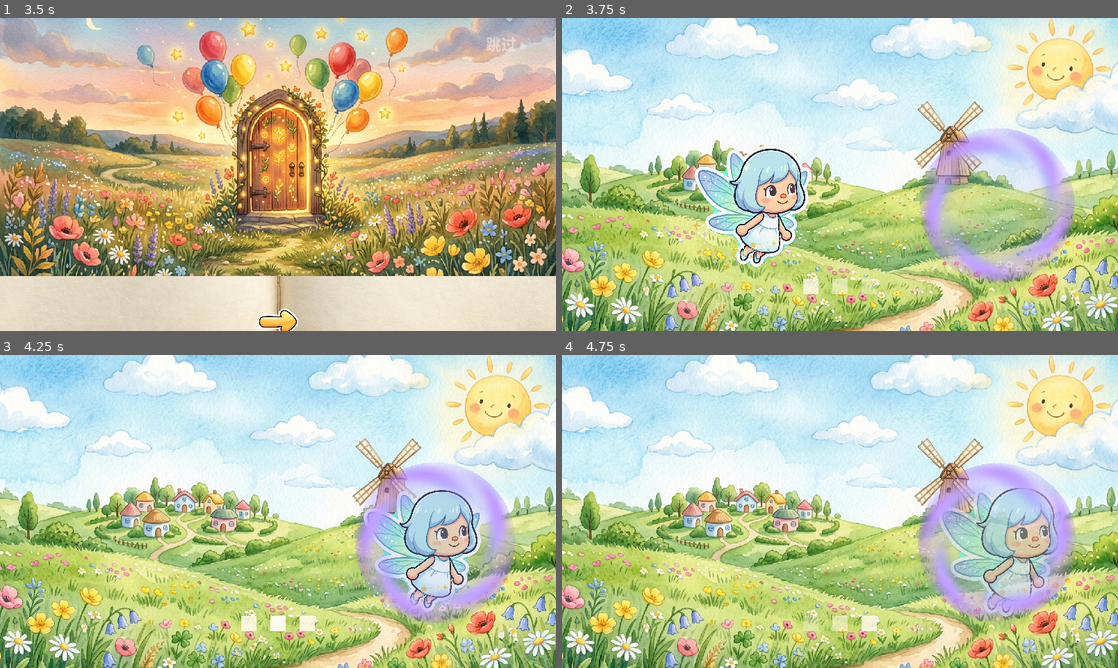
Above: before the commit, frames 1-4 (two rows, left to right).
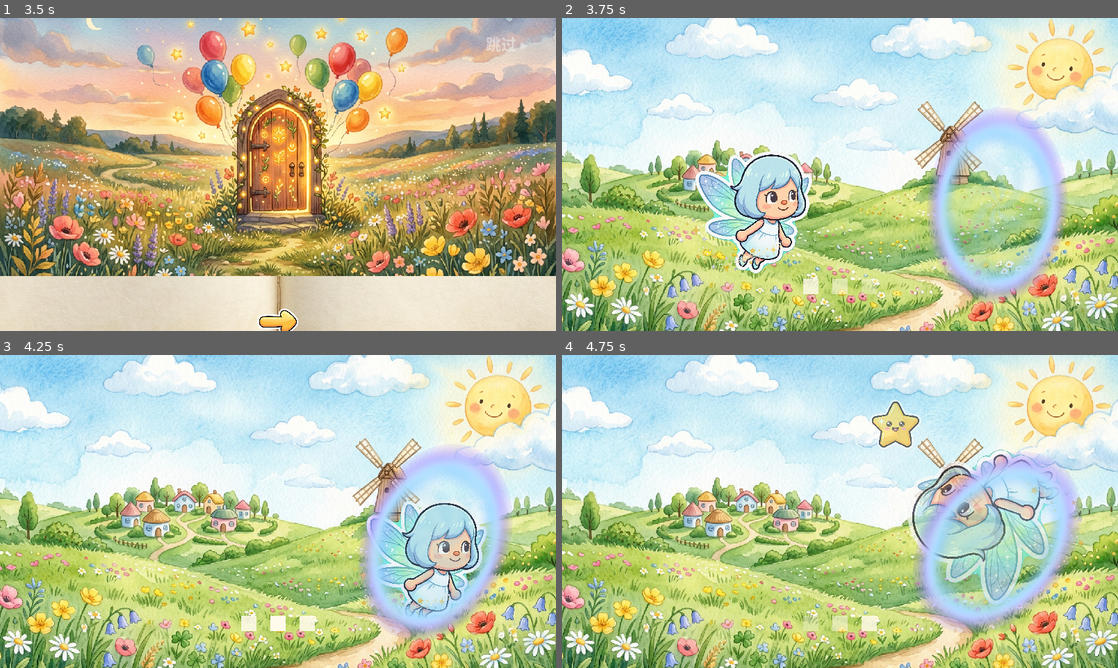
Above: after the commit, the same moments.

Repository: hoveychen/maliang
Game: Godot game, scene res://menu.tscn
Same seed, same stepped clock (60 frames per second), same inputs: the game is played once before the commit and once after it. Sound files missing from this copy of the repository are replaced by a short silence.
Inputs (mouse positions are in pixels of both pictures, inside the frame that each line leads up to):
- Up to frame 1 (3.5 s): tap Enter (ui_accept) at 0.5, 0.77, 1.07 s; move the mouse to (400, 158) at 0.52 s; hold Right (ui_right) 0.53-1.25 s; click (400, 158) at 0.67 s; click (278, 321) at 1.25 s; click (278, 321) at 2 s; click "跳过 ▸" at 2.75 s
- Up to frame 2 (3.75 s): tap Enter (ui_accept) at 3.5 s; drag from (728, 190) to (812, 237) at 3.52 s
- Up to frame 3 (4.25 s): no input
- Up to frame 4 (4.75 s): move the mouse to (895, 442) at 4.27 s; hold Right (ui_right) from 4.28 s (still down); click (895, 442) at 4.42 s

Frame 1 is identical in both runs. In frame 2, 11% of the frame differs, in the area x 22-93%, y 29-91%; in frame 3, 11%; in frame 4, 13%, in the area x 55-94%, y 14-89%.

Commit message:
feat(loading): P4+P5 竖椭圆传送门 + 动态飞行 + 点击互动
- 传送门改竖椭圆(STRETCH_SCALE 拉方形辉光,W200×H280,门一般竖着非正圆);
  _layout_portal/转场/zoom_max 全部按 W/H 分算
- 仙子飞行更活泼:分层上下起伏(大摆 26px 叠小颤 7px)+ 随起伏轻微倾角
- 加载等待时点屏幕→仙子欢快转一圈+上蹿+放大(_input 捕获点/触,_react_t 衰减驱动),
  点处冒颗小星星弹出上浮淡出——给等待的小朋友找事做;转场开始后不响应
headless 全套回测绿。

Diff:
--- a/scripts/loading.gd
+++ b/scripts/loading.gd
@@ -28,9 +28,11 @@
 const CREEP_CEIL := 0.9   ## 慢爬封顶：网络久等时仙子最多爬到 90%，留最后一截给「真就绪」
 const LAND_TIME := 0.45   ## world_ready 后仙子冲刺到终点（_prog→1）的时长
 
-const PORTAL_SIZE := 220.0 ## 传送门屏上直径（航道终点），仙子飞向它
-const PORTAL_TEX := 240    ## 传送门贴图分辨率（程序化生成，见 _make_portal_tex）
+const PORTAL_W := 200.0    ## 传送门屏上宽（竖椭圆——门一般是竖着的，非正圆）
+const PORTAL_H := 280.0    ## 传送门屏上高
+const PORTAL_TEX := 240    ## 传送门贴图分辨率（程序化生成方形，靠 STRETCH_SCALE 拉成椭圆）
 const PORTAL_SPIN := 0.6   ## 传送门漩涡自转角速度（弧度/秒）
+const REACT_DUR := 0.7     ## 点击屏幕后小仙子反应动作（转圈+上蹿+放大）时长
 
 var _fade_root: Control    ## 淡出目标（背景+三点挂它下面，改 modulate:a 剥离）
 var _portal: TextureRect   ## 航道终点的传送门（挂 CanvasLayer 上、盖过 _fade_root，单独转场）
@@ -39,6 +41,7 @@
 var _t := 0.0
 var _prog := 0.0           ## 显示进度 [0,1]：驱动仙子横向位置；真进度来自 _world.ready_progress()
 var _landing := false      ## world_ready 后接管 _prog（tween 冲到 1.0），_process 不再跟随真进度
+var _react_t := 0.0        ## >0 时仙子正做点击反应（欢快转圈+上蹿+放大），给等待的小朋友找事做
 var _transitioning := false ## 传送门转场已接管（门的位置/缩放交给 tween，_process 只保留自转）
 var _shown_at := 0
 var _world: Node = null
@@ -105,20 +108,22 @@
 	_portal = TextureRect.new()
 	_portal.texture = _make_portal_tex(PORTAL_TEX)
 	_portal.expand_mode = TextureRect.EXPAND_IGNORE_SIZE
-	_portal.stretch_mode = TextureRect.STRETCH_KEEP_ASPECT_CENTERED
+	_portal.stretch_mode = TextureRect.STRETCH_SCALE # 方形辉光拉成竖椭圆
 	_portal.set_anchors_preset(Control.PRESET_TOP_LEFT)
-	_portal.custom_minimum_size = Vector2(PORTAL_SIZE, PORTAL_SIZE)
-	_portal.pivot_offset = Vector2(PORTAL_SIZE * 0.5, PORTAL_SIZE * 0.5) # 自转/缩放绕门心
+	_portal.custom_minimum_size = Vector2(PORTAL_W, PORTAL_H)
+	_portal.pivot_offset = Vector2(PORTAL_W * 0.5, PORTAL_H * 0.5) # 自转/缩放绕门心
 	_portal.mouse_filter = Control.MOUSE_FILTER_IGNORE
 	layer.add_child(_portal)
 
-## 程序化生成发光漩涡传送门：环带峰值在 r≈0.82，叠角向螺旋亮暗（自转即漩涡流动），
-## 内部留一层青→紫的半透微光。返回 ImageTexture，无外部素材依赖。
+## 程序化生成发光漩涡传送门：紧亮的高斯环带（r≈0.80）+ 门心径向辉光填充 + 角向螺旋
+## （自转即漩涡流动）。门心留半透发光（青→白），既能透出飞入的仙子，放大时又用魔法光
+## 水满屏撑起 zoom 吞屏。颜色内→外：近白青→青→紫。返回 ImageTexture，无外部素材依赖。
 func _make_portal_tex(size: int) -> ImageTexture:
 	var img := Image.create(size, size, false, Image.FORMAT_RGBA8)
 	var c := float(size) * 0.5
-	var inner := Color(0.55, 0.92, 1.0) # 青色核
-	var outer := Color(0.62, 0.42, 1.0) # 紫色环缘
+	var hot := Color(0.85, 0.99, 1.0)  # 门心近白青
+	var mid := Color(0.40, 0.82, 1.0)  # 青
+	var rim := Color(0.60, 0.42, 1.0)  # 紫环缘
 	for y in size:
 		for x in size:
 			var dx := (float(x) - c) / c
@@ -128,16 +133,23 @@
 				img.set_pixel(x, y, Color(0, 0, 0, 0))
 				continue
 			var ang := atan2(dy, dx)
-			var ring := exp(-pow((r - 0.82) / 0.16, 2.0))      # 高斯环带
-			var swirl := 0.72 + 0.28 * sin(ang * 5.0 + r * 14.0) # 角向螺旋
-			var core := (1.0 - r) * 0.26                         # 内部微光
-			var a := clampf(ring * swirl + core, 0.0, 1.0)
-			var col := inner.lerp(outer, r) * (0.85 + 0.4 * ring)
+			var ring := exp(-pow((r - 0.80) / 0.13, 2.0))         # 紧亮环带
+			var swirl := 0.68 + 0.32 * sin(ang * 6.0 + r * 16.0)  # 角向螺旋
+			var glow := pow(1.0 - r, 1.6)                          # 门心辉光填充
+			var a := clampf(ring * (0.85 + 0.15 * swirl) + glow * 0.55 * swirl, 0.0, 1.0)
+			var col: Color
+			if r < 0.55:
+				col = hot.lerp(mid, r / 0.55)
+			else:
+				col = mid.lerp(rim, (r - 0.55) / 0.45)
+			col = col * (0.9 + 0.5 * ring) # 环处提亮
 			img.set_pixel(x, y, Color(col.r, col.g, col.b, a))
 	return ImageTexture.create_from_image(img)
 
 func _process(delta: float) -> void:
 	_t += delta
+	if _react_t > 0.0:
+		_react_t = maxf(0.0, _react_t - delta)
 	_advance_progress(delta)
 	if not _transitioning: # 转场后仙子交给吸入 tween，别再被逐帧布局覆盖 scale/位置
 		_layout_fairy()
@@ -167,20 +179,28 @@
 	else:
 		_prog = move_toward(_prog, CREEP_CEIL, PROG_CREEP * delta)
 
-## 按 _prog 把仙子从左飞到右，叠竖直 bob 与呼吸缩放。锚在左上角，offset 即绝对像素。
+## 按 _prog 把仙子从左飞到右：分层上下起伏（大摆+小颤）+ 随起伏轻微倾角，飞得更活泼；
+## 叠加点击反应（转圈+上蹿+放大）。锚在左上角，offset 即绝对像素，绕框心旋转/缩放。
 func _layout_fairy() -> void:
 	if _fairy == null or _fade_root == null:
 		return
 	var vp := _fade_root.size
 	var travel := maxf(vp.x - FAIRY_W - 2.0 * FLY_MARGIN, 0.0)
 	var x := FLY_MARGIN + travel * clampf(_prog, 0.0, 1.0)
-	var bob := sin(_t * 1.6) * 12.0
+	var bob := sin(_t * 2.1) * 26.0 + sin(_t * 4.7) * 7.0 # 大摆叠小颤，忽上忽下
+	var tilt := sin(_t * 2.1) * 0.10                       # 随起伏轻微摆头
+	var s := 1.0 + sin(_t * 2.6) * 0.05
+	if _react_t > 0.0: # 点击反应：欢快转一圈 + 上蹿再落 + 放大再收
+		var k := _react_t / REACT_DUR # 1→0
+		tilt += TAU * k
+		bob -= sin((1.0 - k) * PI) * 46.0
+		s += sin((1.0 - k) * PI) * 0.22
 	var base_y := vp.y * 0.40
 	_fairy.offset_left = x
 	_fairy.offset_right = x + FAIRY_W
 	_fairy.offset_top = base_y + bob
 	_fairy.offset_bottom = base_y + FAIRY_H + bob
-	var s := 1.0 + sin(_t * 2.0) * 0.04
+	_fairy.rotation = tilt
 	_fairy.scale = Vector2(s, s)
 
 ## 仙子飞行终点＝门心（_prog=1 时仙子框中心），转场里仙子被吸入此处。
@@ -197,12 +217,52 @@
 	if _transitioning or _fade_root == null:
 		return
 	var pc := _finish_center()
-	_portal.offset_left = pc.x - PORTAL_SIZE * 0.5
-	_portal.offset_top = pc.y - PORTAL_SIZE * 0.5
-	_portal.offset_right = pc.x + PORTAL_SIZE * 0.5
-	_portal.offset_bottom = pc.y + PORTAL_SIZE * 0.5
+	_portal.offset_left = pc.x - PORTAL_W * 0.5
+	_portal.offset_top = pc.y - PORTAL_H * 0.5
+	_portal.offset_right = pc.x + PORTAL_W * 0.5
+	_portal.offset_bottom = pc.y + PORTAL_H * 0.5
 	var ps := 1.0 + sin(_t * 2.2) * 0.05
 	_portal.scale = Vector2(ps, ps)
+
+## 加载等待时点屏幕：小仙子做个欢快反应（_layout_fairy 里的转圈+上蹿），点处冒颗小星星——
+## 让等待的小朋友有事可干。转场开始后不再响应（别打断穿越）。
+func _input(event: InputEvent) -> void:
+	if _transitioning or _fairy == null:
+		return
+	var pos := Vector2.INF
+	if event is InputEventScreenTouch and event.pressed:
+		pos = event.position
+	elif event is InputEventMouseButton and event.pressed and event.button_index == MOUSE_BUTTON_LEFT:
+		pos = event.position
+	if pos != Vector2.INF:
+		_react_t = REACT_DUR
+		_spawn_tap_star(pos)
+
+## 点击处冒一颗小星星：放大弹出 + 上浮淡出后自销。
+func _spawn_tap_star(pos: Vector2) -> void:
+	if _fade_root == null:
+		return
+	var sz := 64.0
+	var star := TextureRect.new()
+	star.texture = UiAssets.tex("st_star")
+	star.expand_mode = TextureRect.EXPAND_IGNORE_SIZE
+	star.stretch_mode = TextureRect.STRETCH_KEEP_ASPECT_CENTERED
+	star.set_anchors_preset(Control.PRESET_TOP_LEFT)
+	star.custom_minimum_size = Vector2(sz, sz)
+	star.pivot_offset = Vector2(sz * 0.5, sz * 0.5)
+	star.mouse_filter = Control.MOUSE_FILTER_IGNORE
+	star.offset_left = pos.x - sz * 0.5
+	star.offset_right = pos.x + sz * 0.5
+	star.offset_top = pos.y - sz * 0.5
+	star.offset_bottom = pos.y + sz * 0.5
+	star.scale = Vector2(0.3, 0.3)
+	_fade_root.add_child(star)
+	var tw := create_tween().set_parallel(true)
+	tw.tween_property(star, "scale", Vector2(1.2, 1.2), 0.4).set_trans(Tween.TRANS_BACK).set_ease(Tween.EASE_OUT)
+	tw.tween_property(star, "offset_top", pos.y - sz * 0.5 - 42.0, 0.5)
+	tw.tween_property(star, "offset_bottom", pos.y + sz * 0.5 - 42.0, 0.5)
+	tw.tween_property(star, "modulate:a", 0.0, 0.5).set_delay(0.12)
+	tw.chain().tween_callback(star.queue_free)
 
 func _spawn_world() -> void:
 	_revealing = true # 只此一次，之后只等 world_ready
@@ -241,17 +301,22 @@
 	suck.tween_property(_fairy, "modulate:a", 0.0, 0.26)
 	await suck.finished
 
-	# ③ 门居中 + zoom in 放大吞屏，同时背景（水彩+三点）剥离淡出——门后的游戏世界随之透出。
+	# ③a 门先滑到屏幕中心（尺寸略微放大预备），此时还不吞屏——先居中、后放大，层次分明。
 	var vp := _fade_root.size
 	var ctr := vp * 0.5
-	var zoom_max := (maxf(vp.x, vp.y) / PORTAL_SIZE) * 2.6 # 保证放大后铺满屏幕
+	var recenter := create_tween().set_parallel(true)
+	recenter.tween_property(_portal, "offset_left", ctr.x - PORTAL_W * 0.5, 0.45).set_trans(Tween.TRANS_SINE).set_ease(Tween.EASE_OUT)
+	recenter.tween_property(_portal, "offset_top", ctr.y - PORTAL_H * 0.5, 0.45).set_trans(Tween.TRANS_SINE).set_ease(Tween.EASE_OUT)
+	recenter.tween_property(_portal, "offset_right", ctr.x + PORTAL_W * 0.5, 0.45).set_trans(Tween.TRANS_SINE).set_ease(Tween.EASE_OUT)
+	recenter.tween_property(_portal, "offset_bottom", ctr.y + PORTAL_H * 0.5, 0.45).set_trans(Tween.TRANS_SINE).set_ease(Tween.EASE_OUT)
+	recenter.tween_property(_portal, "scale", Vector2(1.35, 1.35), 0.45).set_trans(Tween.TRANS_SINE)
+	await recenter.finished
+
+	# ③b 再 zoom in 放大吞屏，同时背景（水彩+三点）剥离淡出——门后的游戏世界随之透出。
+	var zoom_max := maxf(vp.x / PORTAL_W, vp.y / PORTAL_H) * 2.6 # 保证放大后铺满屏幕
 	var zoom := create_tween().set_parallel(true)
-	zoom.tween_property(_portal, "offset_left", ctr.x - PORTAL_SIZE * 0.5, 0.55).set_trans(Tween.TRANS_SINE)
-	zoom.tween_property(_portal, "offset_top", ctr.y - PORTAL_SIZE * 0.5, 0.55).set_trans(Tween.TRANS_SINE)
-	zoom.tween_property(_portal, "offset_right", ctr.x + PORTAL_SIZE * 0.5, 0.55).set_trans(Tween.TRANS_SINE)
-	zoom.tween_property(_portal, "offset_bottom", ctr.y + PORTAL_SIZE * 0.5, 0.55).set_trans(Tween.TRANS_SINE)
-	zoom.tween_property(_portal, "scale", Vector2(zoom_max, zoom_max), 0.7).set_trans(Tween.TRANS_CUBIC).set_ease(Tween.EASE_IN)
-	zoom.tween_property(_fade_root, "modulate:a", 0.0, 0.5)
+	zoom.tween_property(_portal, "scale", Vector2(zoom_max, zoom_max), 0.6).set_trans(Tween.TRANS_CUBIC).set_ease(Tween.EASE_IN)
+	zoom.tween_property(_fade_root, "modulate:a", 0.0, 0.45)
 	await zoom.finished
 
 	# ④ 门 fade out → 游戏世界完全淡入（整层过场移除）。
